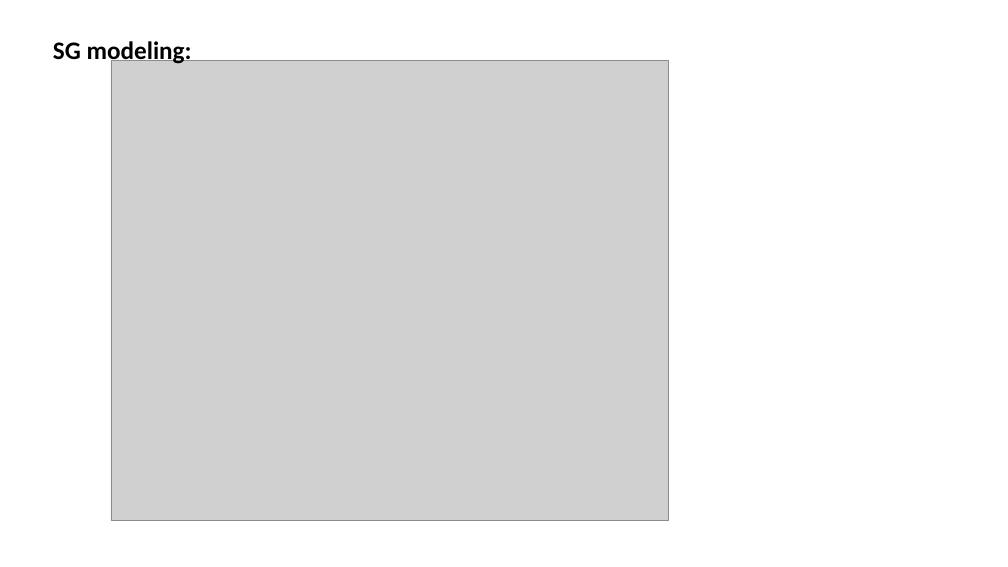
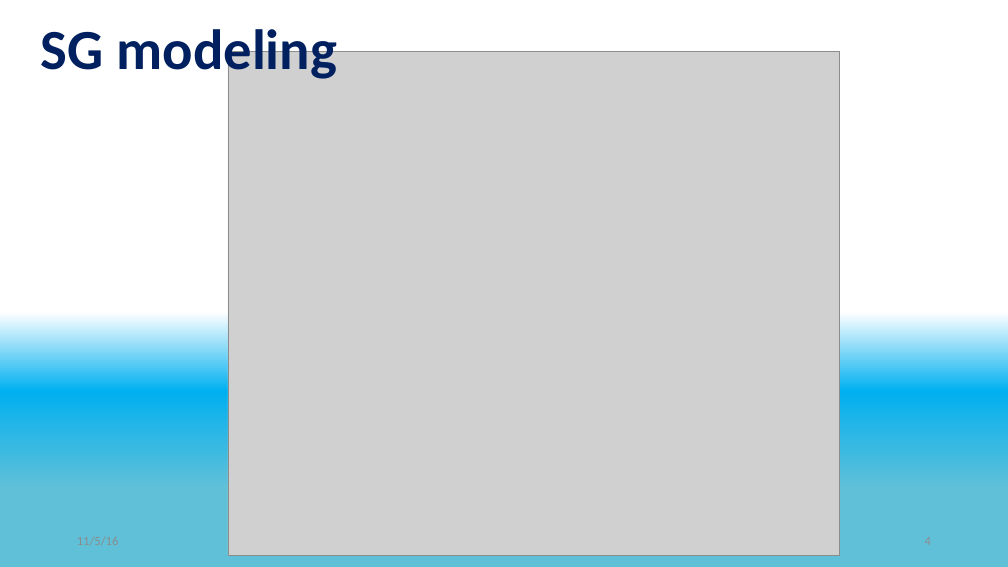
Before and after one commit to eladven/thesis, a slide deck: slide 4 of Presentations/Seminar.pptx. Drawn at 1008x567 pixels with LibreOffice and Linux fonts; fonts in the diff are those of the drawing; grey boxes stand for pictures. Boxes give left, top, right and bottom in pixels: in the first picture for what was removed or moved away, otherwise in the second. Text is boxed around its words. In the diff, an @@ line names an element or a change of style, - is before the commit and + after.

```diff
--- a/Presentations/Seminar.pptx
+++ b/Presentations/Seminar.pptx
@@ background #FFFFFF to gradient #FFFFFF to #00B0F0 to #60C0D8 @@
@@ title "SG modeling" at (41,29,338,83): vertical alignment top to bottom @@
@@ title at (41,29,338,83): text changed; size 24 to 54 pt; text colour #000000 to #002060 @@
-SG modeling:
+SG modeling
@@ picture: place and size @@
-picture at (111,60,668,520)
+picture at (228,51,839,556)
```
Also in this commit, not shown: 6 other slides changed, 16 slides added, 20 slides removed.
